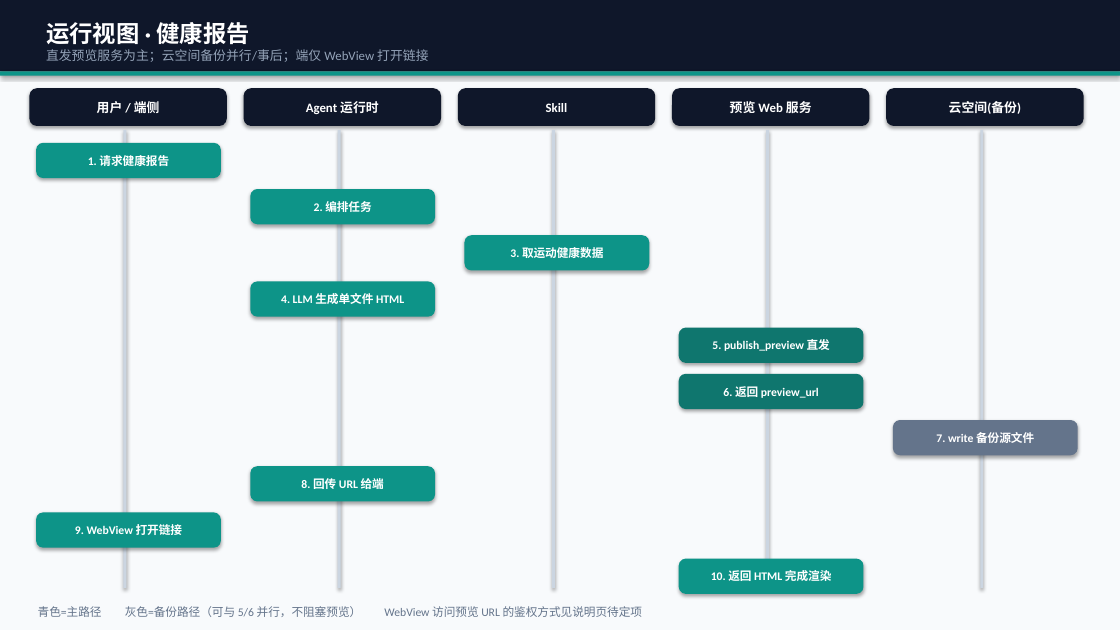
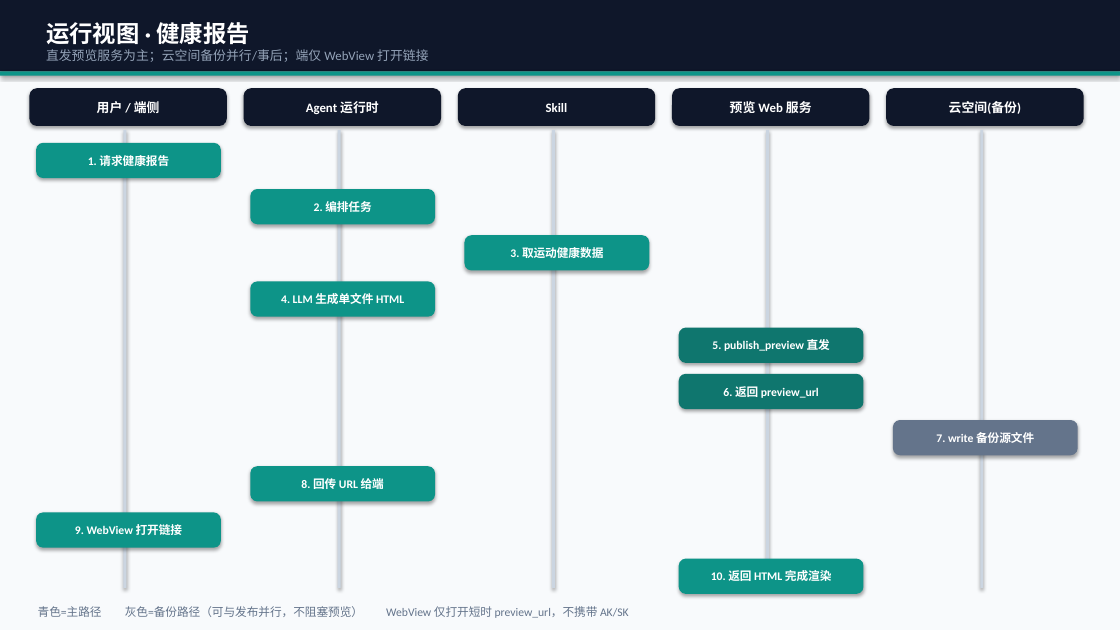
Before and after one commit to Lizzy67/leetcode, a slide deck: slide 3 of docs/agent_html_arch_views.pptx. Drawn at 1120x630 pixels with LibreOffice and Linux fonts; fonts in the diff are those of the drawing. Boxes give left, top, right and bottom in pixels: in the first picture for what was removed or moved away, otherwise in the second. Text is boxed around its words. In the diff, an @@ line names an element or a change of style, - is before the commit and + after.

```diff
--- a/docs/agent_html_arch_views.pptx
+++ b/docs/agent_html_arch_views.pptx
@@ text at (38, 606, 629, 618): text changed @@
-青色=主路径 灰色=备份路径（可与 5/6 并行，不阻塞预览） WebView 访问预览 URL 的鉴权方式见说明页待定项
+青色=主路径 灰色=备份路径（可与发布并行，不阻塞预览） WebView 仅打开短时 preview_url，不携带 AK/SK
```
Also in this commit, not shown: 3 other slides changed, 2 other files.
